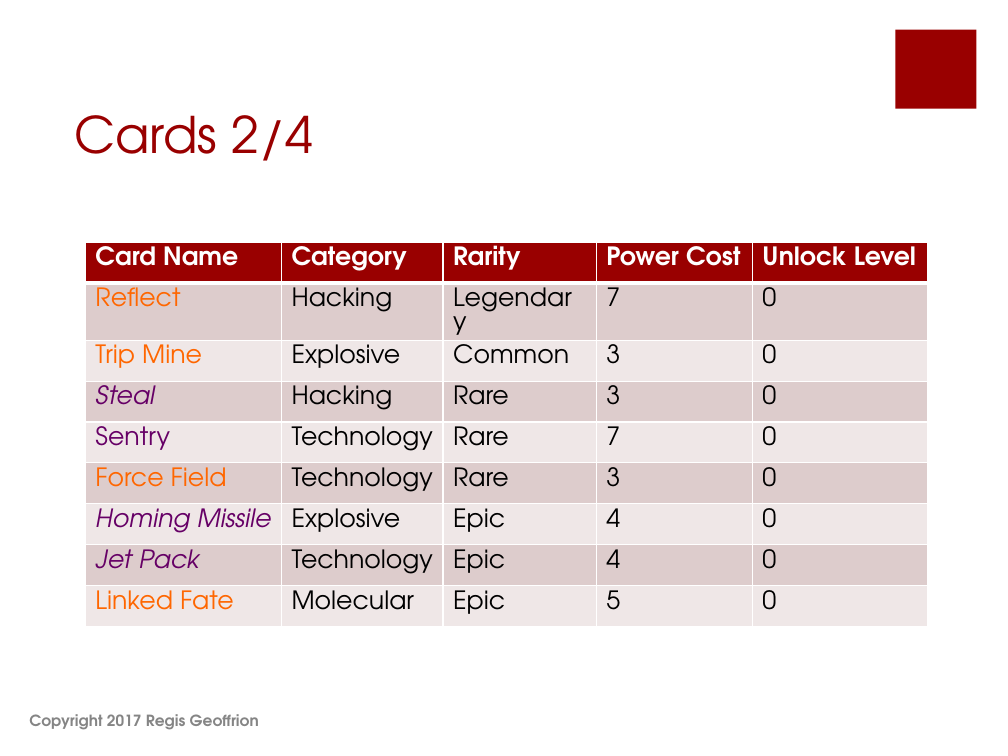
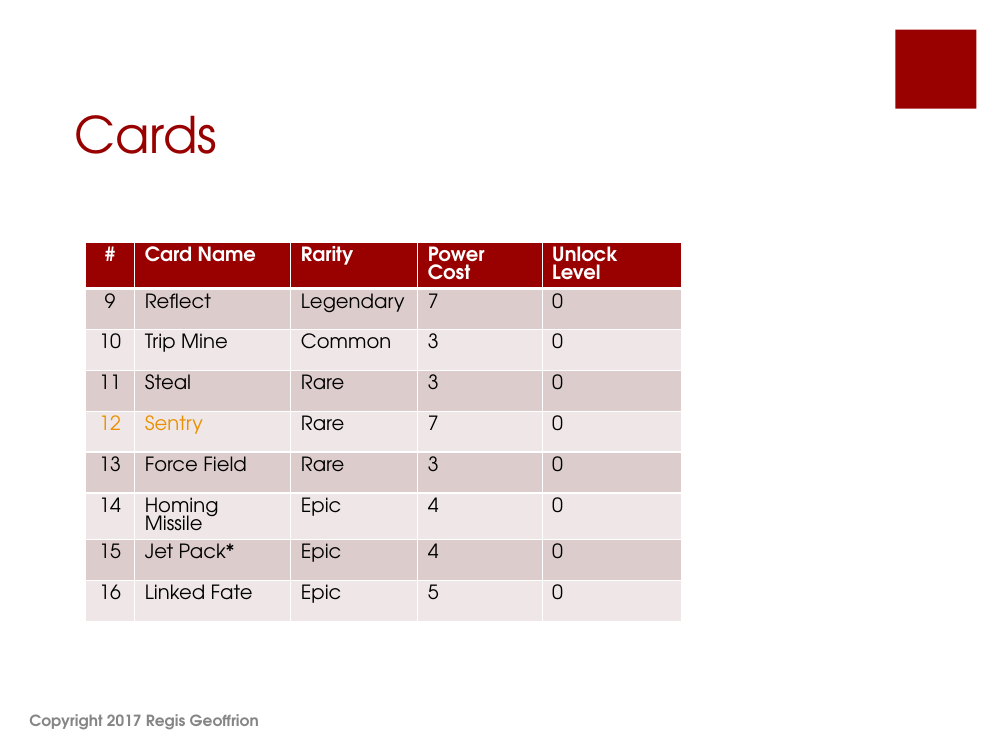
Before and after one commit to shahbazGamedev/Hero-s-Run, a slide deck: slide 36 of Documents/Earth Alone.pptx. Drawn at 1008x756 pixels with LibreOffice and Linux fonts; fonts in the diff are those of the drawing. Boxes give left, top, right and bottom in pixels: in the first picture for what was removed or moved away, otherwise in the second. Text is boxed around its words. In the diff, an @@ line names an element or a change of style, - is before the commit and + after.

```diff
--- a/Documents/Earth Alone.pptx
+++ b/Documents/Earth Alone.pptx
@@ title at bbox=[74, 115, 217, 154]: text changed @@
-Cards 2/4
+Cards
@@ table at bbox=[86, 242, 681, 642] @@
-row 1, column 1: Card Name
+row 1, column 1: #
-row 1, column 2: Category
+row 1, column 2: Card Name
-row 2, column 1: Reflect
+row 2, column 1: 9
-row 2, column 2: Hacking
+row 2, column 2: Reflect
-row 3, column 1: Trip Mine
+row 3, column 1: 10
-row 3, column 2: Explosive
+row 3, column 2: Trip Mine
-row 4, column 1: Steal
+row 4, column 1: 11
-row 4, column 2: Hacking
+row 4, column 2: Steal
-row 5, column 1: Sentry
+row 5, column 1: 12
-row 5, column 2: Technology
+row 5, column 2: Sentry
-row 6, column 1: Force Field
+row 6, column 1: 13
-row 6, column 2: Technology
+row 6, column 2: Force Field
-row 7, column 1: Homing Missile
+row 7, column 1: 14
-row 7, column 2: Explosive
+row 7, column 2: Homing Missile
-row 8, column 1: Jet Pack
+row 8, column 1: 15
-row 8, column 2: Technology
+row 8, column 2: Jet Pack*
-row 9, column 1: Linked Fate
+row 9, column 1: 16
-row 9, column 2: Molecular
+row 9, column 2: Linked Fate
@@ size 18 to 14 pt in "Rarity", "Power Cost", "Unlock Level", "Legendary" and 23 more places @@
@@ table: place and size @@
-table at bbox=[86, 242, 928, 618]
+table at bbox=[86, 242, 681, 642]
```
Also in this commit, not shown: 22 other slides changed, 3 slides added, 1 slide removed.
